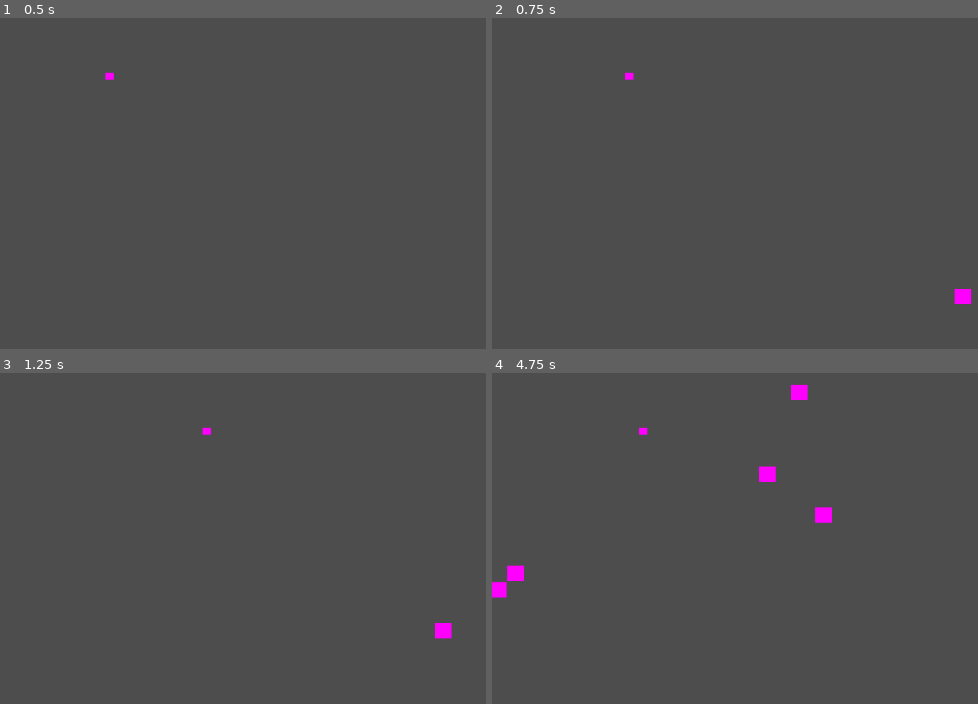
Above: before the commit, frames 1-4 (two rows, left to right).
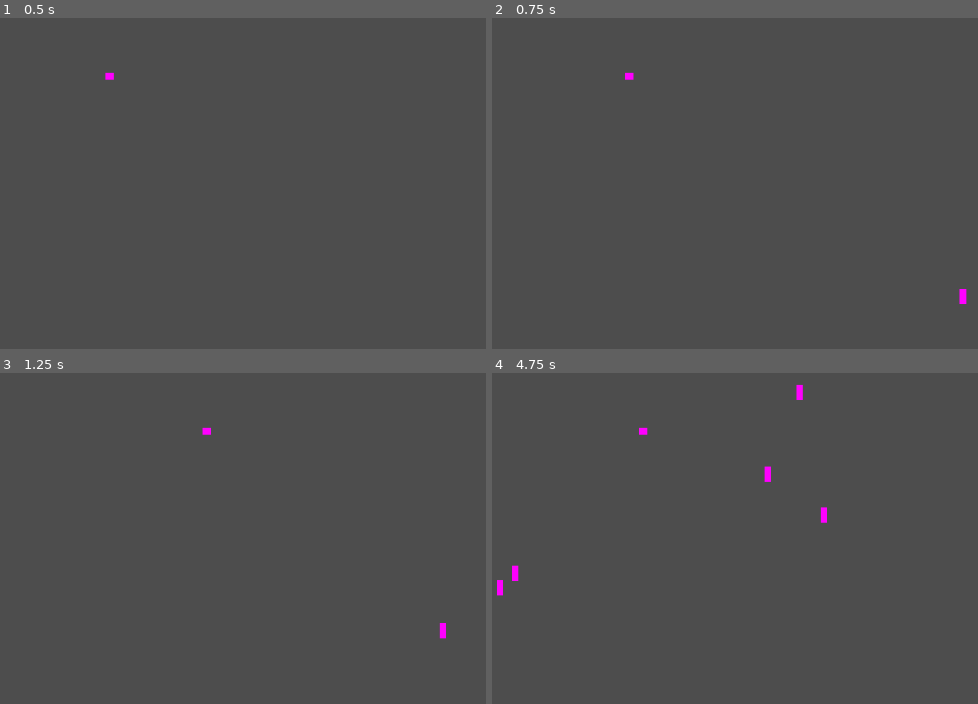
Above: after the commit, the same moments.

Repository: ThermobladeStudios/Town-One-2023
Game: Godot game, scene res://Worlds/World.tscn
The game is run twice, just before and just after one commit, with the same random seed, the same clock (stepped at 60 frames per second) and the same inputs.
Inputs:
- Up to frame 1 (0.5 s): no input
- Up to frame 2 (0.75 s): tap Enter at 0.5 s; hold D (Right) from 0.53 s (still down)
- Up to frame 3 (1.25 s): keep holding D (Right)
- Up to frame 4 (4.75 s): release D (Right) at 1.28 s; hold S (Down) 1.28-2.03 s; hold D (Right) 2.03-2.78 s; hold W (Up) 2.78-3.53 s; hold A (Left) from 3.53 s (still down)

Frame 1 is identical in both runs. In frame 2, 0.1% of the frame differs, in the area x 95-99%, y 81-87%; in frame 3, 0.1%; in frame 4, 0.6%, in the area x 0-70%, y 3-68%.

Commit message:
Fixed hitbox for bamboo

Diff:
--- a/Bamboo Enemy/Bamboo.tscn
+++ b/Bamboo Enemy/Bamboo.tscn
@@ -2,9 +2,9 @@
 
 [ext_resource type="Script" path="res://Bamboo Enemy/Bamboo.gd" id="1_wrjdu"]
 
-[sub_resource type="CapsuleShape2D" id="CapsuleShape2D_adja6"]
-radius = 16.0
-height = 34.0
+[sub_resource type="CapsuleShape2D" id="CapsuleShape2D_0c86x"]
+radius = 5.0
+height = 24.0
 
 [sub_resource type="PlaceholderTexture2D" id="PlaceholderTexture2D_b0yfr"]
 
@@ -12,8 +12,8 @@
 script = ExtResource("1_wrjdu")
 
 [node name="CollisionShape2D" type="CollisionShape2D" parent="."]
-shape = SubResource("CapsuleShape2D_adja6")
+shape = SubResource("CapsuleShape2D_0c86x")
 
 [node name="Sprite2D" type="Sprite2D" parent="."]
-scale = Vector2(24.2, 22.2)
+scale = Vector2(9.1, 22.2)
 texture = SubResource("PlaceholderTexture2D_b0yfr")
